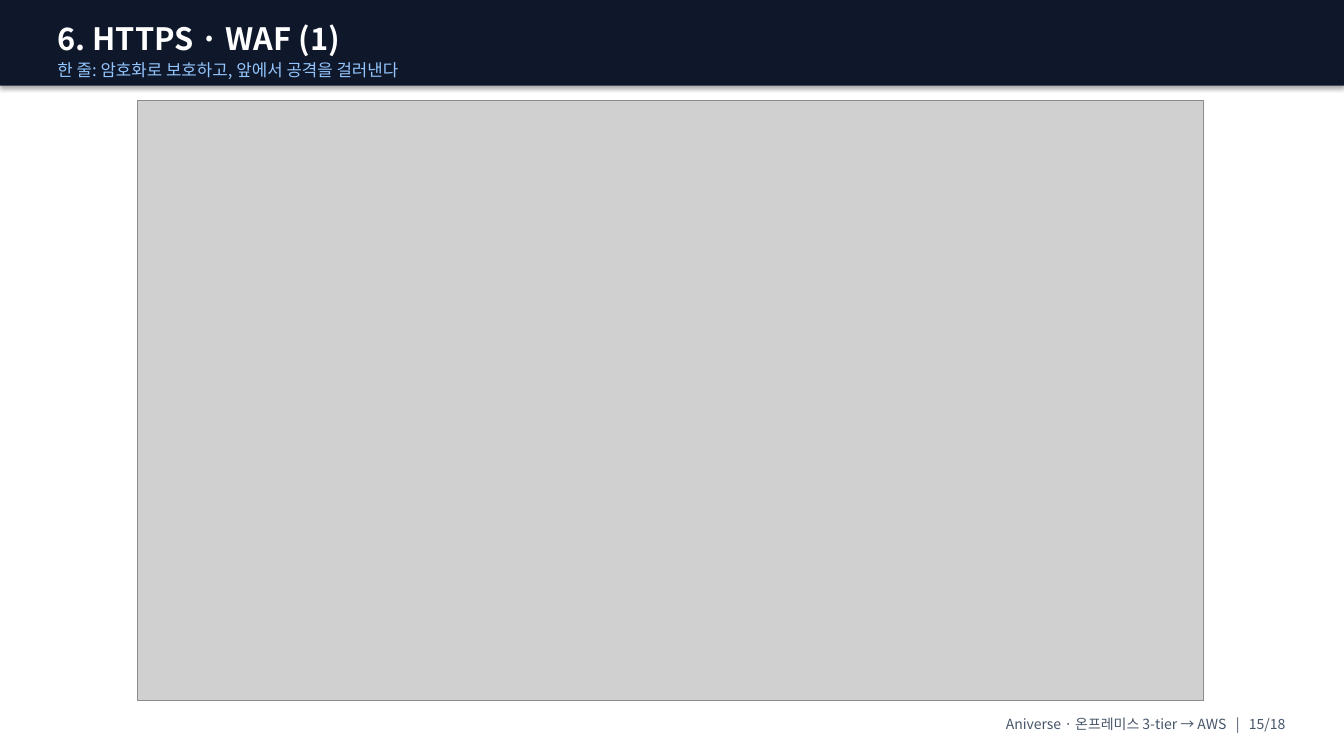
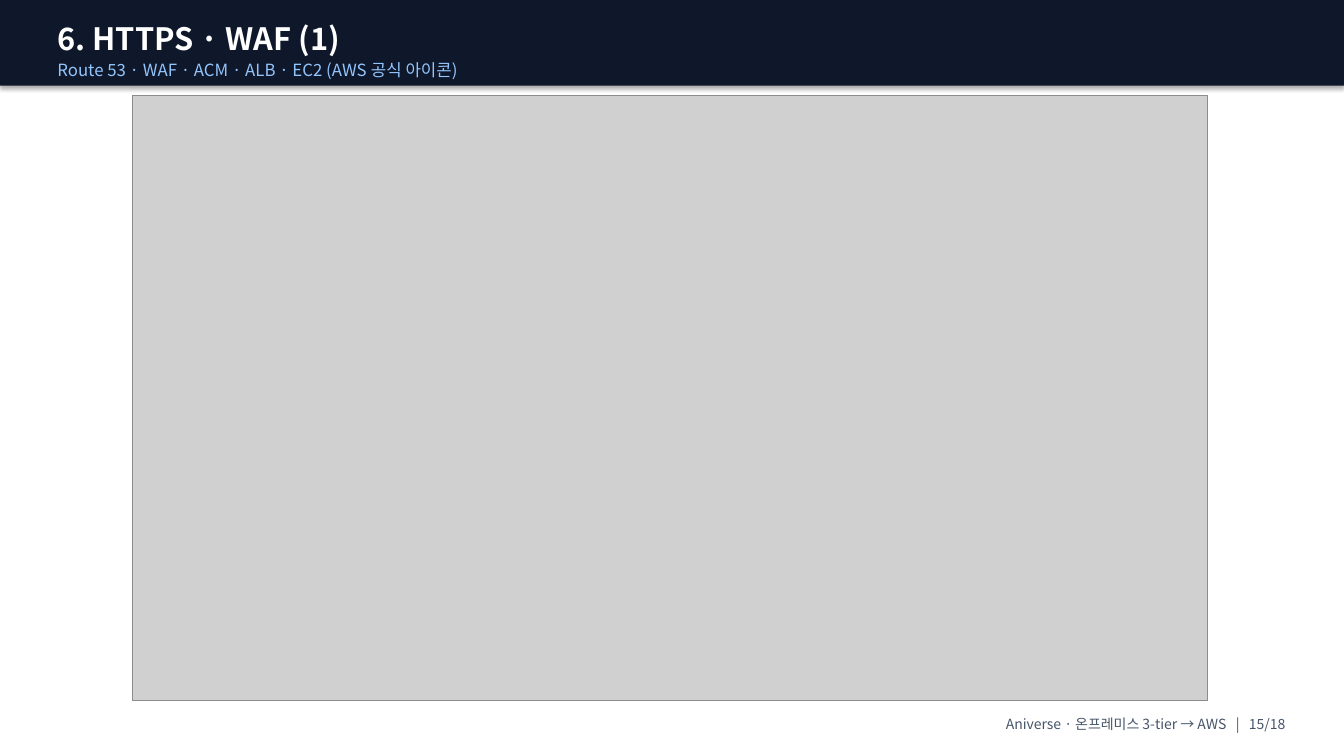
Before and after one commit to ho0215/anime-project-infra, a slide deck: slide 15 of docs/presentation/ppt/Aniverse_발표_강사용.pptx. Drawn at 1344x756 pixels with LibreOffice and Linux fonts; fonts in the diff are those of the drawing; grey boxes stand for pictures. Boxes give left, top, right and bottom in pixels: in the first picture for what was removed or moved away, otherwise in the second. Text is boxed around its words. In the diff, an @@ line names an element or a change of style, - is before the commit and + after.

```diff
--- a/docs/presentation/ppt/Aniverse_발표_강사용.pptx
+++ b/docs/presentation/ppt/Aniverse_발표_강사용.pptx
@@ text at (57, 62, 458, 79): text changed @@
-한 줄: 암호화로 보호하고, 앞에서 공격을 걸러낸다
+Route 53 · WAF · ACM · ALB · EC2 (AWS 공식 아이콘)
@@ picture: place and size @@
-picture at (137, 101, 1204, 701)
+picture at (133, 96, 1209, 701)
```
Also in this commit, not shown: 7 other slides changed, 49 other files.
